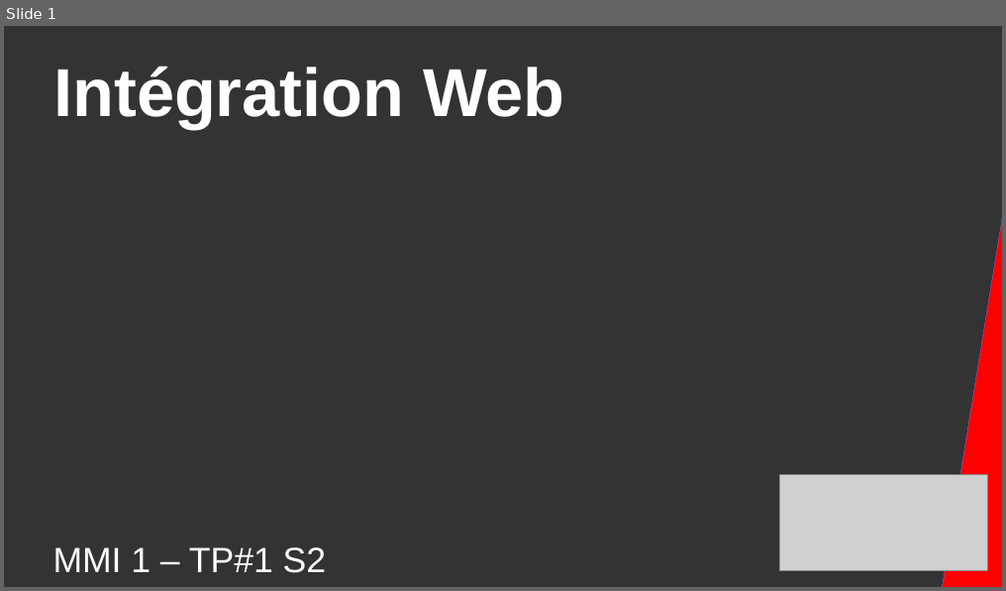
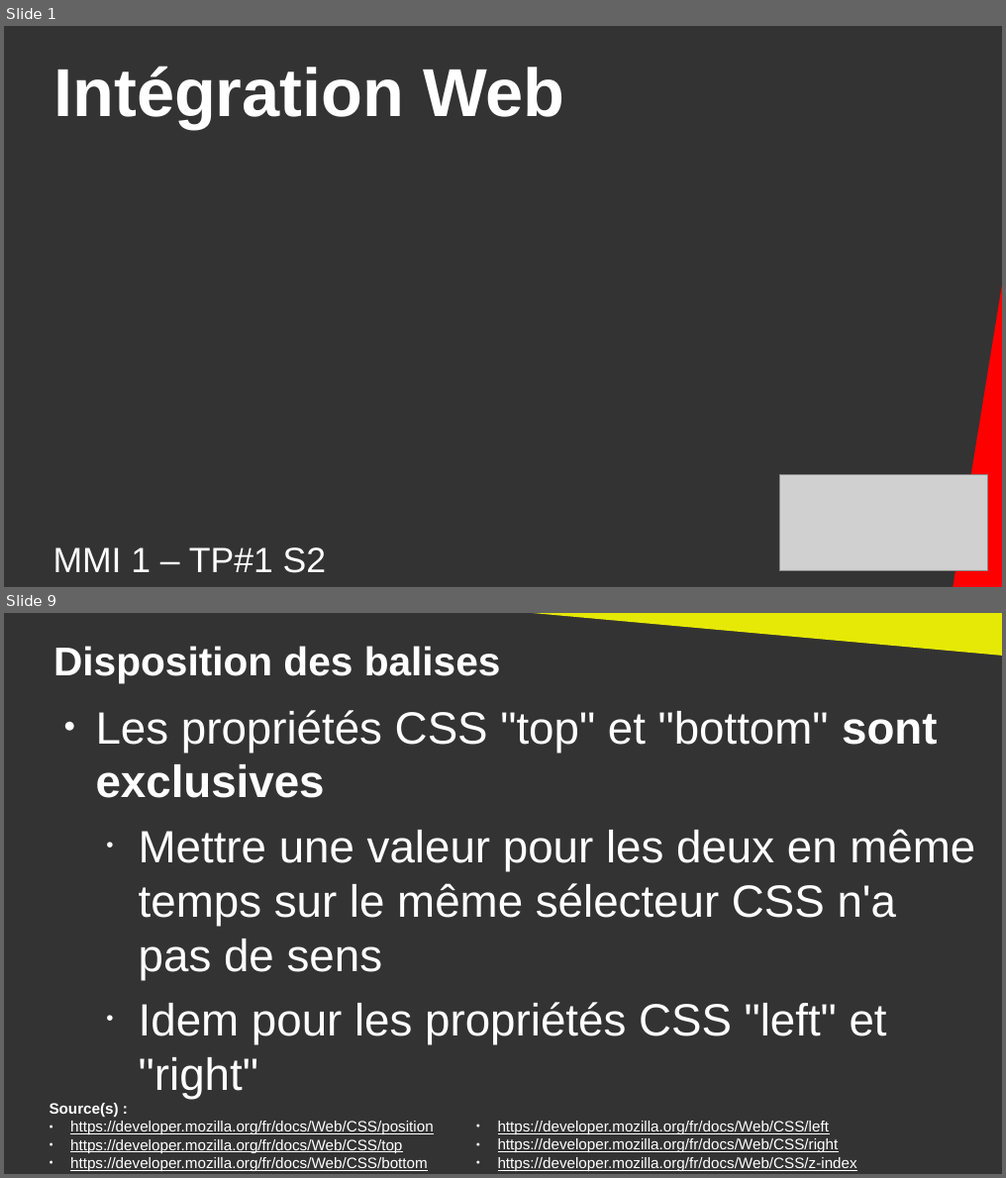
Before and after one commit to DanYellow/cours, a slide deck: integration-web-s2/travaux-pratiques/numero-1/presentation.odp. Shown one above the other, each under a label of ours: slide 1 before the commit, slides 1 and 9 after it; the slides between them are not shown. The pictures are 1006x591 and 1006x1178 pixels, drawn with LibreOffice and Linux fonts; fonts in the diff are those of the drawing; grey boxes stand for pictures. Boxes give left, top, right and bottom in pixels: in the first picture for what was removed or moved away, otherwise in the second. Text is boxed around its words. In the diff, an @@ line names an element or a change of style, - is before the commit and + after.

```diff
--- a/integration-web-s2/travaux-pratiques/numero-1/presentation.odp
+++ b/integration-web-s2/travaux-pratiques/numero-1/presentation.odp
@@ slide 9 added at (x1=4, y1=613, x2=1002, y2=1174), background #333333 @@
@@ right triangle added at (x1=488, y1=613, x2=1002, y2=656), fill #E6E905 @@
@@ title added at (x1=54, y1=646, x2=501, y2=682), 32 pt, text #FFFFFF, bold @@
+Disposition des balises
@@ text added at (x1=96, y1=710, x2=975, y2=1099), 36 pt, text #FFFFFF @@
+● Les propriétés CSS "top" et "bottom" sont exclusives
+  • Mettre une valeur pour les deux en même temps sur le même sélecteur CSS n'a pas de sens
+  • Idem pour les propriétés CSS "left" et "right"
@@ text added at (x1=50, y1=1103, x2=434, y2=1171), 12 pt, text #FFFFFF, underline @@
+Source(s) :
+● https://developer.mozilla.org/fr/docs/Web/CSS/position
+● https://developer.mozilla.org/fr/docs/Web/CSS/top
+● https://developer.mozilla.org/fr/docs/Web/CSS/bottom
@@ text added at (x1=498, y1=1121, x2=857, y2=1171), 12 pt, text #FFFFFF, underline @@
+● https://developer.mozilla.org/fr/docs/Web/CSS/left
+● https://developer.mozilla.org/fr/docs/Web/CSS/right
+● https://developer.mozilla.org/fr/docs/Web/CSS/z-index
@@ slide 1 changed as well @@
@@ rectangle resized from (x1=936, y1=201, x2=1002, y2=587) to (x1=946, y1=202, x2=1002, y2=587) @@
@@ rectangle at (x1=946, y1=202, x2=1002, y2=587): outline #3465A4 0 pt to none @@
```
Also in this commit, not shown: 21 other slides added, 20 slides removed, 33 other files.
